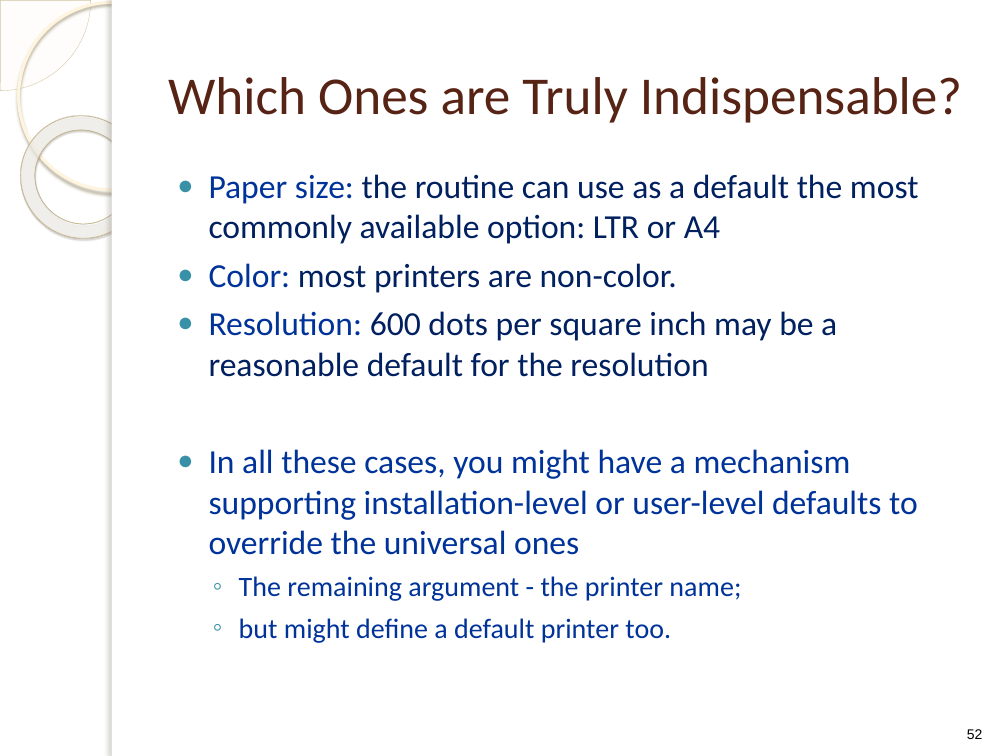
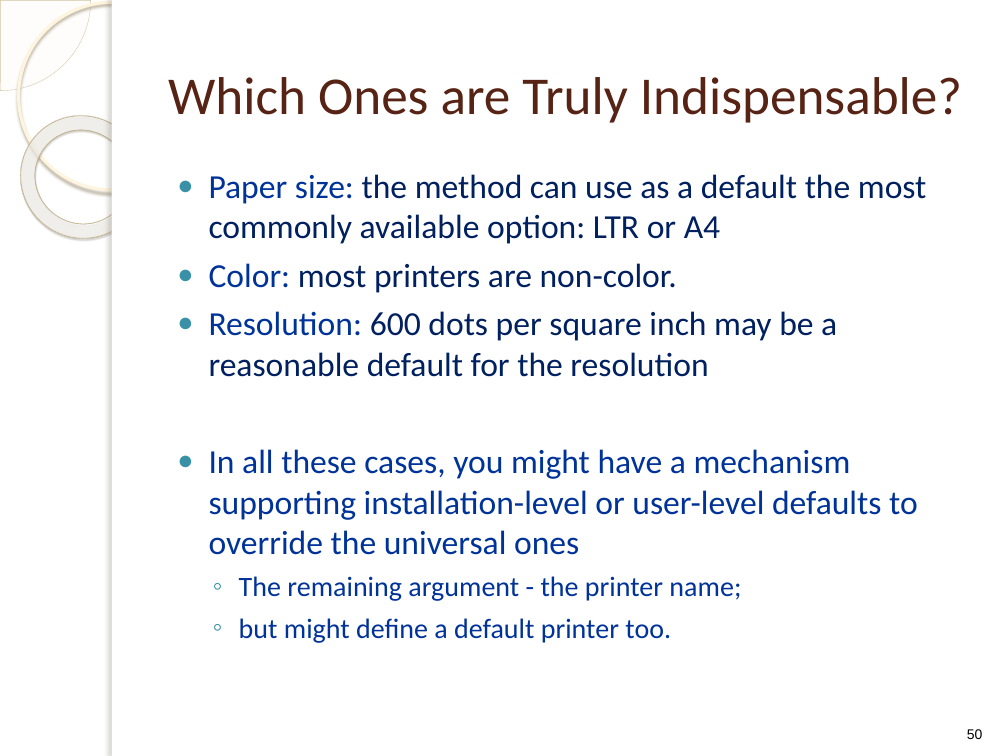
Before and after one commit to f1lm/MS-2014-Boise-State-University, a slide deck: slide 50 of Advance Software Engineering/Lecture Notes/ClassDesign.pptx (slide 52 before the commit). Drawn at 1008x756 pixels with LibreOffice and Linux fonts; fonts in the diff are those of the drawing; background and template pictures are left out. Boxes give left, top, right and bottom in pixels: in the first picture for what was removed or moved away, otherwise in the second. Text is boxed around its words. In the diff, an @@ line names an element or a change of style, - is before the commit and + after.

```diff
--- a/Advance Software Engineering/Lecture Notes/ClassDesign.pptx
+++ b/Advance Software Engineering/Lecture Notes/ClassDesign.pptx
@@ text at (x1=209, y1=174, x2=927, y2=244): text changed @@
-● Paper size: the routine can use as a default the most commonly available option: LTR or A4
+● Paper size: the method can use as a default the most commonly available option: LTR or A4
@@ page number at (x1=967, y1=729, x2=983, y2=739): text changed @@
-52
+50
```
Also in this commit, not shown: 15 other slides changed, 2 slides removed.
